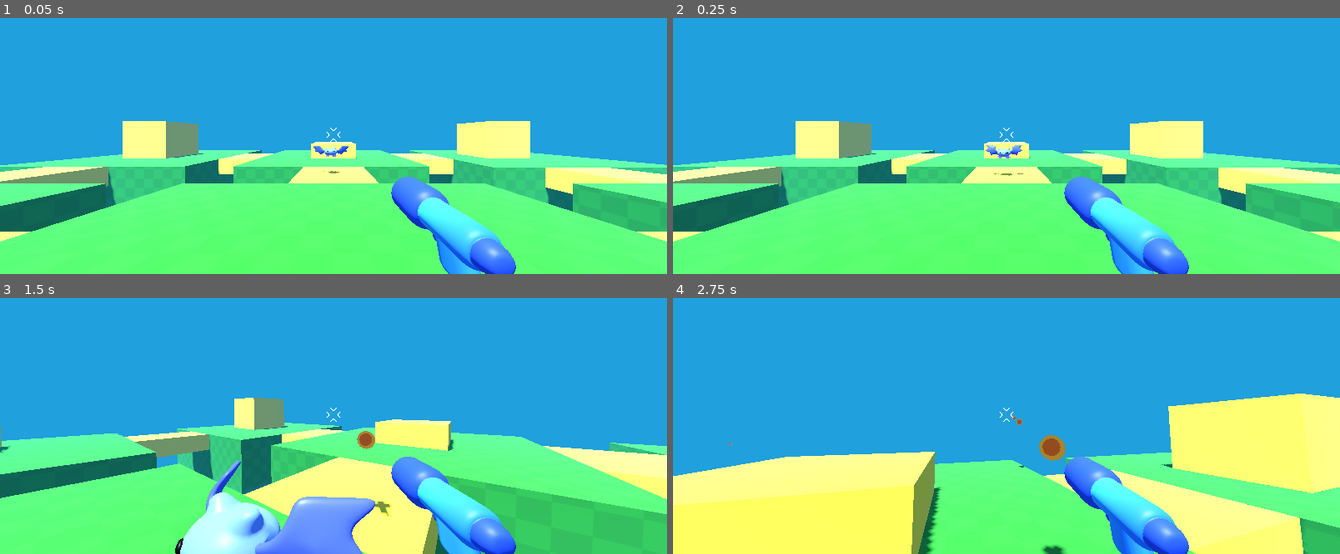
Above: before the commit, frames 1-4 (two rows, left to right).
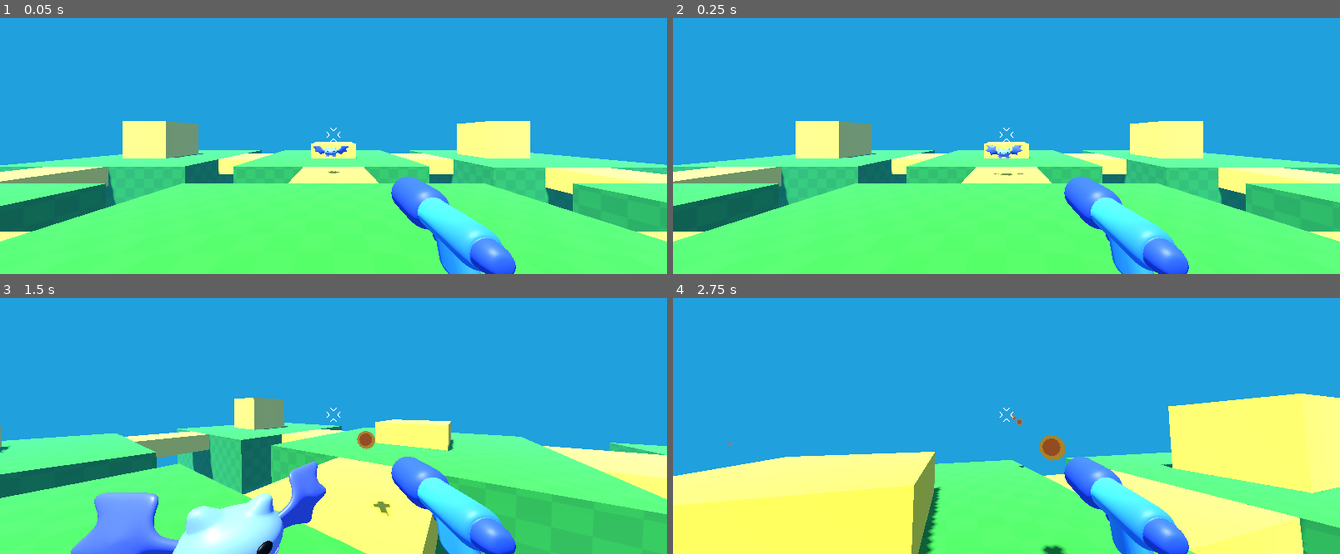
Above: after the commit, the same moments.

Repository: aloepker/first-practice-3d-game-project
Game: Godot game, scene res://game.tscn
Two runs of this game, one before a commit and one after it. Both use one fixed random seed, a clock stepped at 60 frames per second and the inputs below.
Inputs (mouse positions are in pixels of both pictures, inside the frame that each line leads up to):
- Up to frame 1 (0.05 s): no input
- Up to frame 2 (0.25 s): no input
- Up to frame 3 (1.5 s): tap Enter at 0.5 s; move the mouse to (366, 413) at 0.52 s; hold Right mouse button (shoot) 0.53-1.28 s; hold W (move_forward) from 0.53 s (still down); tap Space (jump) at 0.77 s; move the mouse to (300, 415) at 1.27 s; right-click (300, 415) at 1.35 s
- Up to frame 4 (2.75 s): keep holding W (move_forward); tap Space (jump) at 1.52 s; move the mouse to (1019, 410) at 2.02 s; hold Right mouse button (shoot) from 2.03 s (still down)

The runs differ from the first frame. In frame 1, less than 0.1% of the frame differs, in the area x 48-53%, y 50-61%; in frame 2, less than 0.1%; in frame 3, 7.8%, in the area x 10-57%, y 63-100%; in frame 4, nothing differs.

Commit message:
set the code for the bat to follow the player facing forward, realized that the bat will start spinning when the player moves from its starting point, lol. (not reletive to the bats initial direction of follow.) Will work on this later.

Diff:
--- a/mob/mob.gd
+++ b/mob/mob.gd
@@ -12,7 +12,8 @@
 	var direction = global_position.direction_to(player.global_position)
 	direction.y = 0.0
 	linear_velocity = direction * speed
-
+	#code to rotate the bat towards the player
+	bat_model.rotation.y = Vector3.FORWARD.signed_angle_to(direction, Vector3.UP) + PI
 
 func take_damage():
 	bat_model.hurt()
